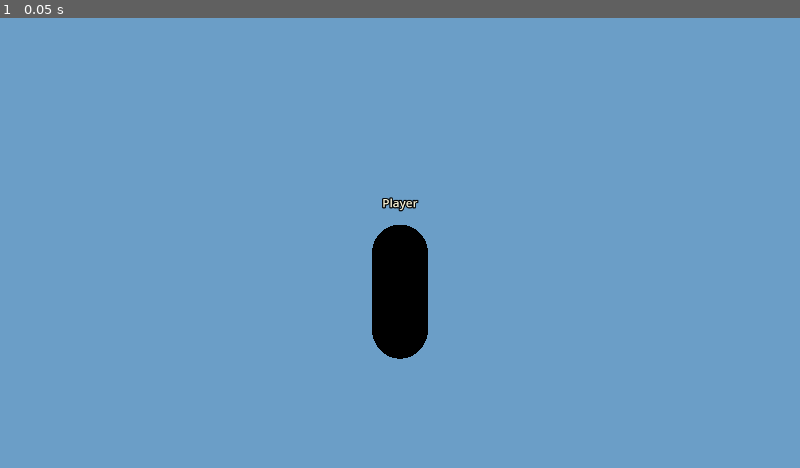
Above: before the commit, frame 1.
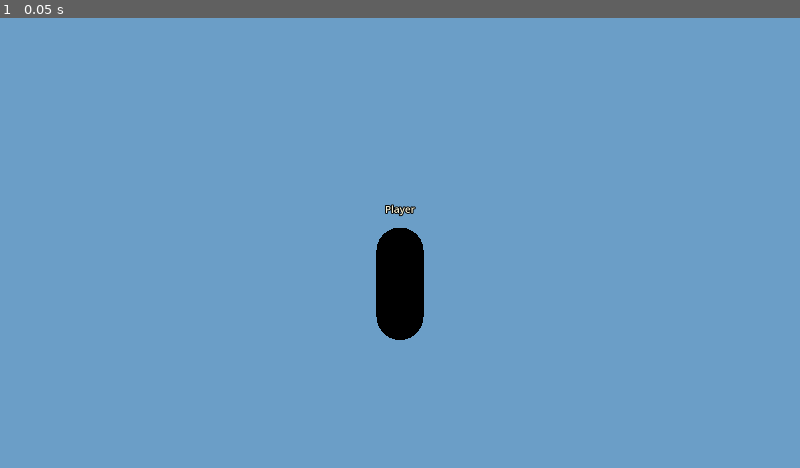
Above: after the commit, the same moment.

Repository: Tommy533145/Tom-Jain
Game: Godot game, scene res://scenes/player.tscn
Two runs of this game, one before a commit and one after it. Both use one fixed random seed, a clock stepped at 60 frames per second and the inputs below. This scene is started directly instead of the project's main scene.
Inputs:
- Up to frame 1 (0.05 s): no input

The runs differ from the first frame. In frame 1, 0.7% of the frame differs, in the area x 46-54%, y 39-76%.

Commit message:
Add player collision and third-person camera

Diff:
--- a/godot/scenes/player.tscn
+++ b/godot/scenes/player.tscn
@@ -6,18 +6,30 @@
 radius = 0.38
 height = 1.8
 
+[sub_resource type="CapsuleShape3D" id="CapsuleShape_player"]
+radius = 0.38
+height = 1.8
+
 [node name="Player" type="CharacterBody3D"]
 script = ExtResource("1")
+floor_snap_length = 0.25
+safe_margin = 0.02
 
 [node name="Body" type="MeshInstance3D" parent="."]
 position = Vector3(0, 0.9, 0)
 mesh = SubResource("CapsuleMesh_player")
 
+[node name="CollisionShape3D" type="CollisionShape3D" parent="."]
+position = Vector3(0, 0.9, 0)
+shape = SubResource("CapsuleShape_player")
+
 [node name="CameraPivot" type="Node3D" parent="."]
 position = Vector3(0, 1.55, 0)
 
 [node name="SpringArm3D" type="SpringArm3D" parent="CameraPivot"]
-spring_length = 4.0
+spring_length = 5.0
+margin = 0.15
 
 [node name="Camera3D" type="Camera3D" parent="CameraPivot/SpringArm3D"]
 current = true
+fov = 72.0
Not shown: 1 places in godot/scenes/player.tscn that only renumber resources
